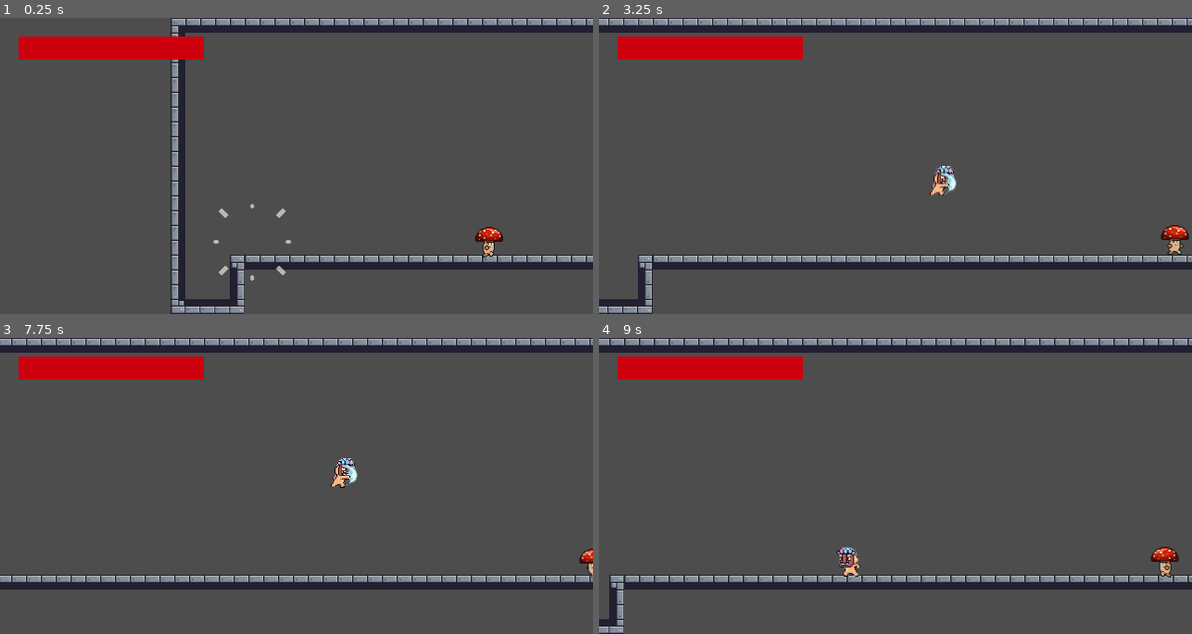
Above: before the commit, frames 1-4 (two rows, left to right).
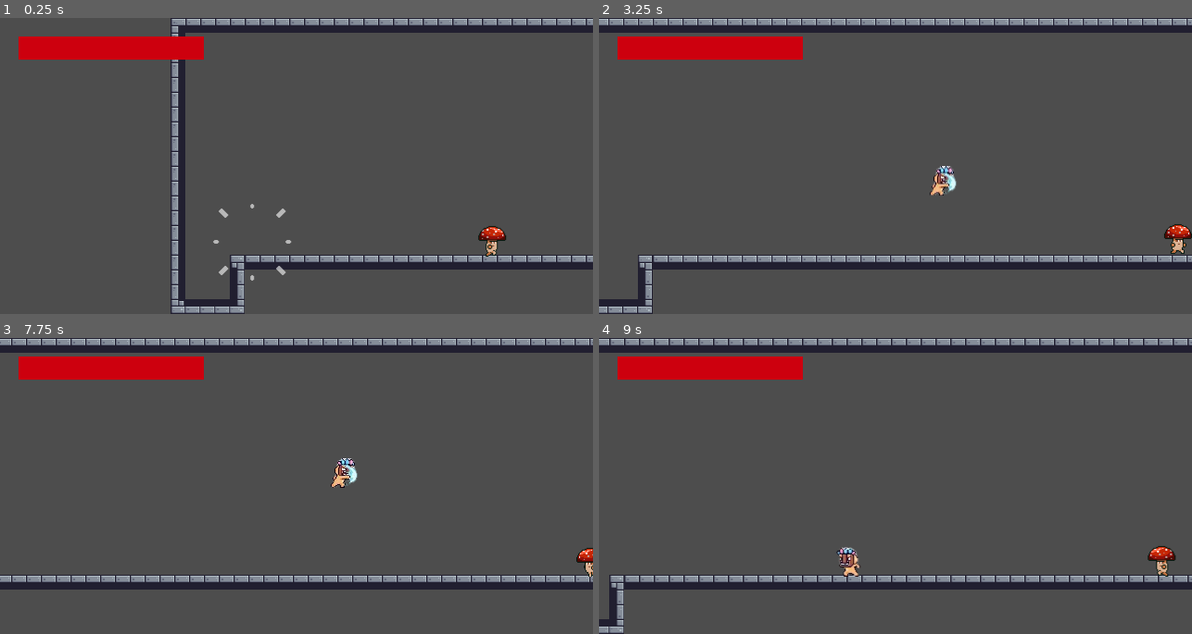
Above: after the commit, the same moments.

Repository: Th1nh2411/godot-test
Game: Godot game, scene res://main.tscn
Two runs of this game, one before a commit and one after it. Both use one fixed random seed, a clock stepped at 60 frames per second and the inputs below. The project has no main scene, so this scene is started directly.
Inputs (mouse positions are in pixels of both pictures, inside the frame that each line leads up to):
- Up to frame 1 (0.25 s): no input
- Up to frame 2 (3.25 s): tap Enter (ui_accept) at 0.5, 0.77, 1.52, 3.02 s; move the mouse to (1025, 151) at 0.52 s; hold Right (ui_right) 0.53-1.28 s; tap J (attack) every 0.75 s from 0.6 to 2.85 s; click (1025, 151) at 0.67 s; move the mouse to (776, 180) at 1.27 s; hold Left (ui_left) 1.28-2.03 s; move the mouse to (954, 100) at 2.02 s; hold Right (ui_right) from 2.03 s (still down); move the mouse to (865, 225) at 2.77 s; click (865, 225) at 2.92 s
- Up to frame 3 (7.75 s): move the mouse to (474, 530) at 3.52 s; release Right (ui_right) at 3.53 s; hold Left (ui_left) 3.53-5.78 s; tap J (attack) every 0.75 s from 3.6 to 7.35 s; tap Enter (ui_accept) at 3.77, 4.52, 6.02, 6.77, 7.52 s; move the mouse to (118, 441) at 4.27 s; move the mouse to (326, 486) at 5.02 s; click (326, 486) at 5.17 s; move the mouse to (207, 412) at 5.77 s; hold Right (ui_right) from 5.78 s (still down); move the mouse to (426, 471) at 6.52 s; move the mouse to (177, 500) at 7.27 s; click (177, 500) at 7.42 s
- Up to frame 4 (9 s): move the mouse to (954, 420) at 8.02 s; release Right (ui_right) at 8.03 s; hold Left (ui_left) from 8.03 s (still down); tap J (attack) at 8.1, 8.85 s; move the mouse to (865, 545) at 8.77 s

The runs differ from the first frame. In frame 1, 0.3% of the frame differs, in the area x 80-86%, y 70-81%; in frame 2, 0.3%, in the area x 94-100%, y 69-80%; in frame 3, 0.1%; in frame 4, 0.3%.

Commit message:
feat: implement knockback mechanics for combat system and add game over UI screen

Diff:
--- a/components/combat.gd
+++ b/components/combat.gd
@@ -5,6 +5,7 @@
 
 signal died
 signal hp_changed(current: int, maximum: int)
+signal knockback_received(force: Vector2)
 
 @export var max_hp: int = 100
 
@@ -13,12 +14,15 @@
 var hp: int = max_hp
 var is_invincible: bool = false
 
-func take_damage(amount: int) -> void:
+func take_damage(amount: int, knockback_force: Vector2 = Vector2.ZERO) -> void:
 	if amount <= 0 or is_invincible or not is_alive():
 		return
 
 	hp = maxi(hp - amount, 0)
 	hp_changed.emit(hp, max_hp)
+
+	if knockback_force != Vector2.ZERO:
+		knockback_received.emit(knockback_force)
 
 	if hp == 0:
 		died.emit()
--- a/components/hitbox.gd
+++ b/components/hitbox.gd
@@ -2,6 +2,7 @@
 class_name HitboxComponent
 
 @export var damage: int = 10
+@export var knockback_power: Vector2 = Vector2(300, -150) # X: đẩy lùi, Y: hất tung lên
 
 func _ready() -> void:
 	# Kết nối tự động: Khi có một Area2D khác chạm vào vùng này
@@ -11,8 +12,15 @@
 	# Nếu cái mà ta vừa chạm vào là một Hurtbox
 	if area is HurtboxComponent:
 		# LƯU Ý QUAN TRỌNG: Ngăn chặn việc tự chém chính mình!
-		# Nếu Hurtbox này thuộc về cùng một người (cùng owner), thì bỏ qua.
 		if area.owner == self.owner:
 			return
 
-		area.take_damage(damage)
+		# Tính toán hướng đẩy (Người chém đang đứng bên trái hay bên phải mục tiêu)
+		var dir = sign(area.global_position.x - global_position.x)
+		if dir == 0: dir = 1
+
+		# Áp dụng lực đẩy theo đúng hướng
+		var applied_knockback = Vector2(knockback_power.x * dir, knockback_power.y)
+
+		# Truyền lực đẩy vào cùng với sát thương
+		area.take_damage(damage, applied_knockback)
--- a/components/hurtbox.gd
+++ b/components/hurtbox.gd
@@ -4,6 +4,6 @@
 # Lát nữa ta sẽ kéo thả file Combat của Player/Enemy vào biến này trên Inspector
 @export var combat: CombatComponent
 
-func take_damage(amount: int) -> void:
+func take_damage(amount: int, knockback_force: Vector2 = Vector2.ZERO) -> void:
 	if combat:
-		combat.take_damage(amount)
+		combat.take_damage(amount, knockback_force)
--- a/scenes/enemy/Enemy.tscn
+++ b/scenes/enemy/Enemy.tscn
@@ -465,11 +465,11 @@
 
 [sub_resource type="RectangleShape2D" id="RectangleShape2D_uhj2n"]
 resource_local_to_scene = true
-size = Vector2(23.749998, 21.562496)
+size = Vector2(19.999998, 19.999996)
 
 [sub_resource type="RectangleShape2D" id="RectangleShape2D_qeto5"]
 resource_local_to_scene = true
-size = Vector2(20, 21.333334)
+size = Vector2(21.333336, 21.333334)
 
 [sub_resource type="CircleShape2D" id="CircleShape2D_4ca8m"]
 radius = 150.0
@@ -498,10 +498,10 @@
 tracks/0/interp = 1
 tracks/0/loop_wrap = true
 tracks/0/keys = {
-"times": PackedFloat32Array(0, 0.43333334, 0.76666665, 1),
-"transitions": PackedFloat32Array(1, 1, 1, 1),
+"times": PackedFloat32Array(0, 0.3, 0.69037646, 0.7, 1),
+"transitions": PackedFloat32Array(1, 1, 1, 1, 1),
 "update": 0,
-"values": [Vector2(0, 0), Vector2(16, 0), Vector2(-16, 0), Vector2(0, 0)]
+"values": [Vector2(0, 0), Vector2(-16, 0), Vector2(17, 0), Vector2(16, 0), Vector2(17.999998, 0)]
 }
 
 [sub_resource type="AnimationLibrary" id="AnimationLibrary_50hyi"]
@@ -514,7 +514,7 @@
 script = ExtResource("1_k74vj")
 
 [node name="AnimatedSprite2D" type="AnimatedSprite2D" parent="." unique_id=395098856]
-position = Vector2(0, -15)
+position = Vector2(0, -16)
 sprite_frames = SubResource("SpriteFrames_rmtfb")
 animation = &"attack"
 frame = 9
@@ -531,7 +531,6 @@
 [node name="Hitbox" parent="." unique_id=1816538479 instance=ExtResource("13_fxrxe")]
 
 [node name="CollisionShape2D" parent="Hitbox" index="0" unique_id=1340501381]
-visible = false
 position = Vector2(16, 0)
 scale = Vector2(1.6, 1.6)
 shape = SubResource("RectangleShape2D_uhj2n")
--- a/scenes/enemy/enemy.gd
+++ b/scenes/enemy/enemy.gd
@@ -19,9 +19,14 @@
 func _ready() -> void:
 	combat.died.connect(_on_died)
 	combat.hp_changed.connect(_on_hp_changed)
+	combat.knockback_received.connect(_on_knockback_received)
 	anim.animation_finished.connect(_on_animation_finished)
 	# Cập nhật hướng ngay khi quái vật vừa sinh ra
 	_flip(direction)
+
+func _on_knockback_received(force: Vector2) -> void:
+	# Bị đẩy lùi
+	velocity = force
 
 func _physics_process(delta: float) -> void:
 	# Bật Hitbox (gây sát thương) CHỈ KHI đang ở trạng thái đấm
@@ -38,9 +43,11 @@
 		State.ATTACK:
 			velocity.x = 0
 		State.DIE:
-			velocity.x = 0
+			# Cho phép văng lùi khi chết thay vì khựng lại
+			velocity.x = move_toward(velocity.x, 0, 800 * delta)
 		State.HIT:
-			velocity.x = 0
+			# Cho phép văng lùi và trượt chậm dần (Ma sát = 800)
+			velocity.x = move_toward(velocity.x, 0, 800 * delta)
 
 	move_and_slide()
 	_update_animation_continuous()
@@ -83,9 +90,11 @@
 	floor_detector.scale.x = dir
 
 func _process_patrol() -> void:
-	if wall_detector.is_colliding() or not floor_detector.is_colliding():
-		direction *= -1
-		_flip(direction)
+	# Chỉ kiểm tra quay đầu khi đã thực sự chạm đất (Tránh lỗi Raycast chưa kịp load ở Frame 0)
+	if is_on_floor():
+		if wall_detector.is_colliding() or not floor_detector.is_colliding():
+			direction *= -1
+			_flip(direction)
 
 	velocity.x = direction * speed
 
--- a/scenes/player/player.gd
+++ b/scenes/player/player.gd
@@ -37,12 +37,18 @@
 	anim.animation_finished.connect(_on_animation_finished)
 	# Bắt sự kiện hết máu
 	combat.died.connect(_on_died)
+	# Bắt sự kiện nhận lực đẩy lùi
+	combat.knockback_received.connect(_on_knockback_received)
 
 	# Khởi tạo thanh máu nếu đã vẽ UI
 	if health_bar:
 		health_bar.max_value = combat.max_hp
 		health_bar.value = combat.hp
 		combat.hp_changed.connect(_on_hp_changed)
+
+func _on_knockback_received(force: Vector2) -> void:
+	# Áp dụng thẳng lực đẩy lùi vào nhân vật
+	velocity = force
 
 func _on_hp_changed(current_hp: int, max_hp: int) -> void:
 	# Bị mất máu -> Chuyển sang trạng thái HIT (Stun)
@@ -56,6 +62,12 @@
 
 func _on_died() -> void:
 	is_dead = true
+	# Ẩn thanh máu/HUD đi khi đã chết để không bị đè lên màn hình Game Over
+	var hud = get_node_or_null("HUD")
+	if hud:
+		hud.hide()
+	elif health_bar:
+		health_bar.hide()
 
 func _on_animation_finished() -> void:
 	if anim.animation == "appear":
@@ -64,13 +76,23 @@
 		is_attacking = false
 		hitbox_collision.disabled = true # Chém xong thì tắt vùng sát thương đi
 	elif anim.animation == "die":
-		# Game Over! Tạm thời xóa Player khỏi màn hình
-		queue_free()
+		# Kiểm tra xem màn hình Game Over đã được tạo chưa
+		var game_over_path = "res://scenes/ui/game_over/GameOver.tscn"
+		if ResourceLoader.exists(game_over_path):
+			var game_over_scene = load(game_over_path)
+			var game_over_instance = game_over_scene.instantiate()
+			# Thêm Game Over vào thẳng màn hình gốc của Game
+			get_tree().root.add_child(game_over_instance)
+		else:
+			# Nếu bạn chưa tạo màn hình Game Over, dùng tạm lệnh cũ
+			queue_free()
 
 func _physics_process(delta: float) -> void:
 	# Nếu đang xuất hiện, bị đánh hoặc đã chết thì KHÔNG cho phép di chuyển (Bị choáng)
 	if is_appearing or is_dead or is_hit:
-		velocity.x = 0
+		# Thay vì khóa chết velocity.x = 0, ta làm nó chậm dần bằng ma sát (friction = 800)
+		# Điều này cho phép lực Knockback đẩy nhân vật trượt trên mặt đất
+		velocity.x = move_toward(velocity.x, 0, 800 * delta)
 		if not is_on_floor():
 			velocity += get_gravity() * delta
 	else:
--- /dev/null
+++ b/scenes/ui/game_over/GameOver.tscn
@@ -0,0 +1,54 @@
+[gd_scene format=3 uid="uid://dbmsxfcht1s7s"]
+
+[ext_resource type="Script" uid="uid://j7xkoe3bwokx" path="res://scenes/ui/game_over/game_over.gd" id="1_jigkw"]
+
+[sub_resource type="Theme" id="Theme_8rfh6"]
+default_font_size = 50
+
+[sub_resource type="Theme" id="Theme_jigkw"]
+
+[node name="GameOver" type="CanvasLayer" unique_id=1245438225]
+layer = 100
+script = ExtResource("1_jigkw")
+
+[node name="ColorRect" type="ColorRect" parent="." unique_id=812833780]
+anchors_preset = 15
+anchor_right = 1.0
+anchor_bottom = 1.0
+grow_horizontal = 2
+grow_vertical = 2
+color = Color(0, 0, 0, 0.49019608)
+
+[node name="Label" type="Label" parent="ColorRect" unique_id=1940474651]
+layout_mode = 1
+anchors_preset = 8
+anchor_left = 0.5
+anchor_top = 0.5
+anchor_right = 0.5
+anchor_bottom = 0.5
+offset_left = -143.0
+offset_top = -92.0
+offset_right = 143.0
+offset_bottom = -23.0
+grow_horizontal = 2
+grow_vertical = 2
+theme = SubResource("Theme_8rfh6")
+text = "GAME OVER"
+horizontal_alignment = 1
+vertical_alignment = 1
+
+[node name="RestartButton" type="Button" parent="ColorRect" unique_id=1893637113]
+layout_mode = 1
+anchors_preset = 8
+anchor_left = 0.5
+anchor_top = 0.5
+anchor_right = 0.5
+anchor_bottom = 0.5
+offset_left = -40.75
+offset_top = -15.5
+offset_right = 40.75
+offset_bottom = 15.5
+grow_horizontal = 2
+grow_vertical = 2
+theme = SubResource("Theme_jigkw")
+text = "Retry:)"
--- /dev/null
+++ b/scenes/ui/game_over/game_over.gd
@@ -0,0 +1,24 @@
+extends CanvasLayer
+
+@onready var restart_button: Button = $ColorRect/RestartButton
+
+func _ready() -> void:
+	# Bỏ qua luật Pause của game, đảm bảo UI này vẫn bấm được nút
+	process_mode = Node.PROCESS_MODE_ALWAYS
+
+	# Dừng hoàn toàn mọi hoạt động của game (Vật lý, Enemy, Player)
+	get_tree().paused = true
+
+	# Kết nối sự kiện khi bấm nút Restart
+	if restart_button:
+		restart_button.pressed.connect(_on_restart_pressed)
+		# Tự động chọn nút này để người chơi có thể bấm phím Enter/Space thay vì click chuột
+		restart_button.grab_focus()
+
+func _on_restart_pressed() -> void:
+	# Phục hồi lại thời gian của game trước khi load lại màn
+	get_tree().paused = false
+	# Tải lại màn chơi hiện tại từ đầu
+	get_tree().reload_current_scene()
+	# Tự hủy màn hình UI này đi
+	queue_free()
Not shown, added: scenes/ui/game_over/game_over.gd.uid
